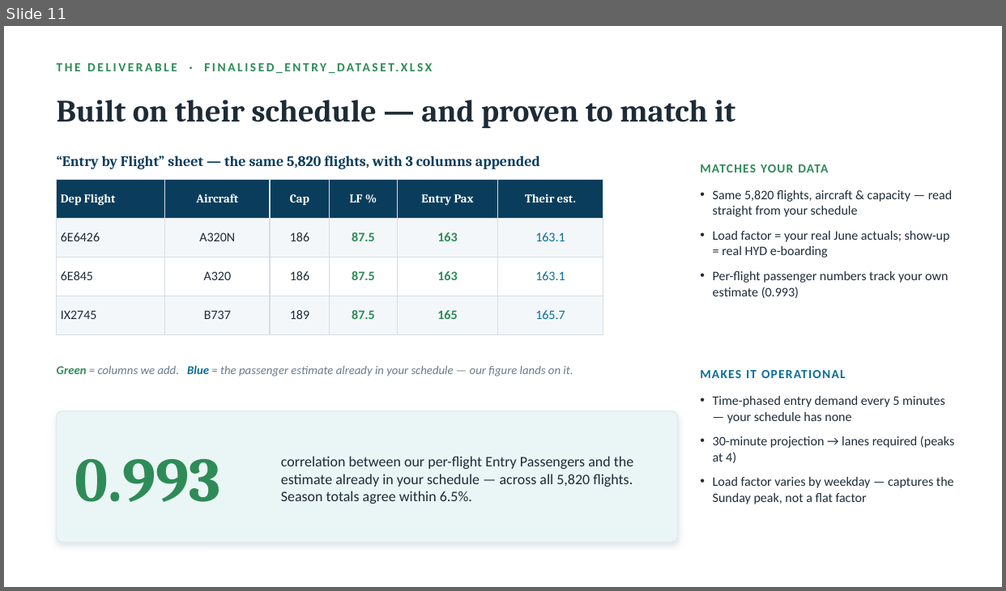
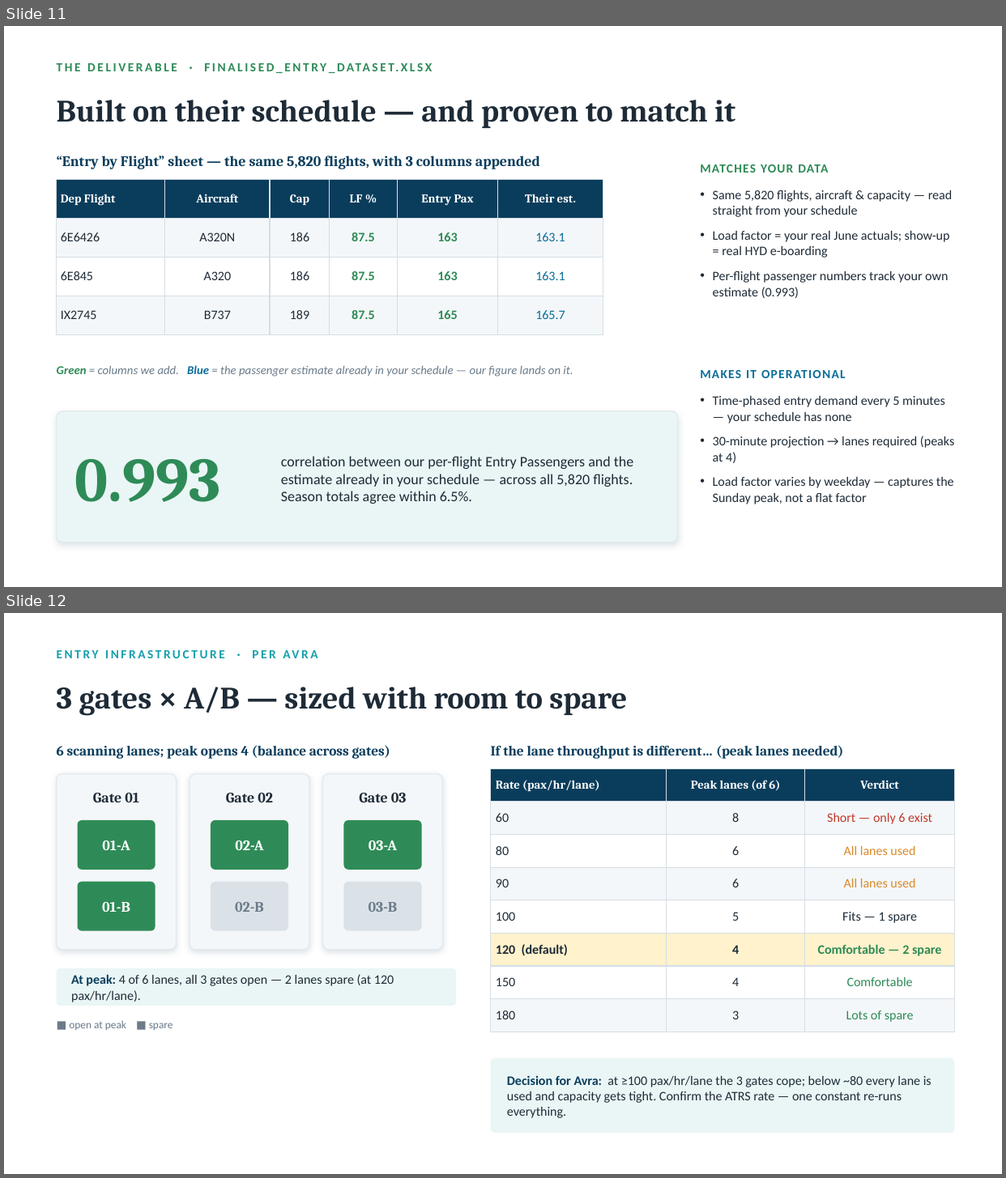
Before and after one commit to hrithika-M/aegis, a slide deck: POD2/POD2_Entry_Overview.pptx. Shown one above the other, each under a label of ours: slide 11 before the commit, slides 11 and 12 after it. The pictures are 1006x591 and 1006x1178 pixels, drawn with LibreOffice and Linux fonts; fonts in the diff are those of the drawing. Boxes give left, top, right and bottom in pixels: in the first picture for what was removed or moved away, otherwise in the second. Text is boxed around its words. In the diff, an @@ line names an element or a change of style, - is before the commit and + after.

```diff
--- a/POD2/POD2_Entry_Overview.pptx
+++ b/POD2/POD2_Entry_Overview.pptx
@@ slide 12 added at (4,613,1002,1174), background #FFFFFF @@
@@ text added at (57,643,655,666), 12 pt, text #16A0AD, bold @@
+ENTRY INFRASTRUCTURE · PER AVRA
@@ text added at (57,687,627,716), 30 pt, text #1E2B37, bold @@
+3 gates × A/B — sized with room to spare
@@ text added at (57,745,390,759), 13.5 pt, text #0A3D5C, bold @@
+6 scanning lanes; peak opens 4 (balance across gates)
@@ text added at (491,745,844,759), 13.5 pt, text #0A3D5C, bold @@
+If the lane throughput is different… (peak lanes needed)
@@ rounded rectangle added at (57,774,177,950), fill #F4F7F9, outline #E2E9EE 1 pt @@
@@ rounded rectangle added at (189,774,309,950), fill #F4F7F9, outline #E2E9EE 1 pt @@
@@ rounded rectangle added at (323,774,443,950), fill #F4F7F9, outline #E2E9EE 1 pt @@
@@ table added at (491,769,955,1025), 8 rows, 3 columns @@
+Rate (pax/hr/lane) | Peak lanes (of 6) | Verdict
+60 | 8 | Short — only 6 exist
+80 | 6 | All lanes used
+90 | 6 | All lanes used
+100 | 5 | Fits — 1 spare
+120 (default) | 4 | Comfortable — 2 spare
+150 | 4 | Comfortable
+180 | 3 | Lots of spare
@@ text added at (93,793,139,803), 14 pt, text #1E2B37, bold @@
+Gate 01
@@ text added at (226,793,273,803), 14 pt, text #1E2B37, bold @@
+Gate 02
@@ text added at (359,793,407,803), 14 pt, text #1E2B37, bold @@
+Gate 03
@@ rounded rectangle added at (78,820,155,870), fill #2E8B57 @@
@@ rounded rectangle added at (211,820,288,870), fill #2E8B57 @@
@@ rounded rectangle added at (344,820,422,870), fill #2E8B57 @@
@@ text added at (102,841,130,850), 14 pt, text #FFFFFF, bold @@
+01-A
@@ text added at (235,841,263,850), 14 pt, text #FFFFFF, bold @@
+02-A
@@ text added at (368,841,397,850), 14 pt, text #FFFFFF, bold @@
+03-A
@@ rounded rectangle added at (78,882,155,931), fill #2E8B57 @@
@@ text added at (102,902,130,912), 14 pt, text #FFFFFF, bold @@
+01-B
@@ rounded rectangle added at (211,882,288,931), fill #DBE2E7 @@
@@ text added at (235,902,264,912), 14 pt, text #6B7B8A, bold @@
+02-B
@@ rounded rectangle added at (344,882,422,931), fill #DBE2E7 @@
@@ text added at (368,902,398,912), 14 pt, text #6B7B8A, bold @@
+03-B
@@ rounded rectangle added at (57,969,456,1006), fill #EAF6F5 @@
@@ text added at (71,974,394,1003), 12.5 pt, text #1E2B37 @@
+At peak: 4 of 6 lanes, all 3 gates open — 2 lanes spare (at 120 pax/hr/lane).
@@ text added at (69,1021,173,1030), 10.5 pt, text #6B7B8A @@
+■ open at peak ■ spare
@@ rounded rectangle added at (491,1059,955,1133), fill #EAF6F5 @@
@@ text added at (507,1076,931,1118), 12.5 pt, text #1E2B37 @@
+Decision for Avra: at ≥100 pax/hr/lane the 3 gates cope; below ~80 every lane is used and capacity gets tight. Confirm the ATRS rate — one constant re-runs everything.
```
